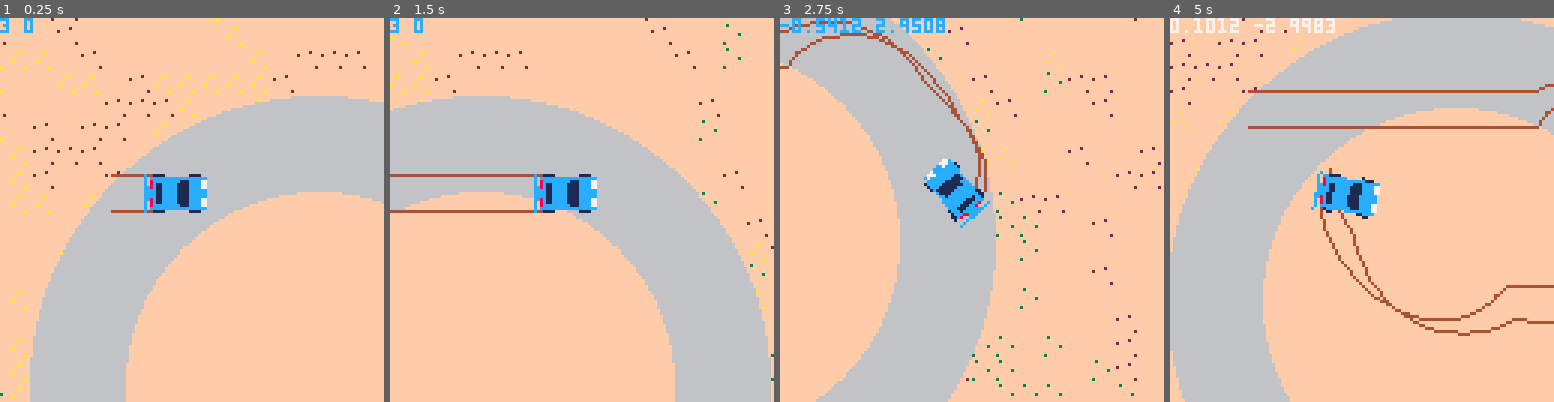
Above: before the commit, frames 1-4 (left to right).
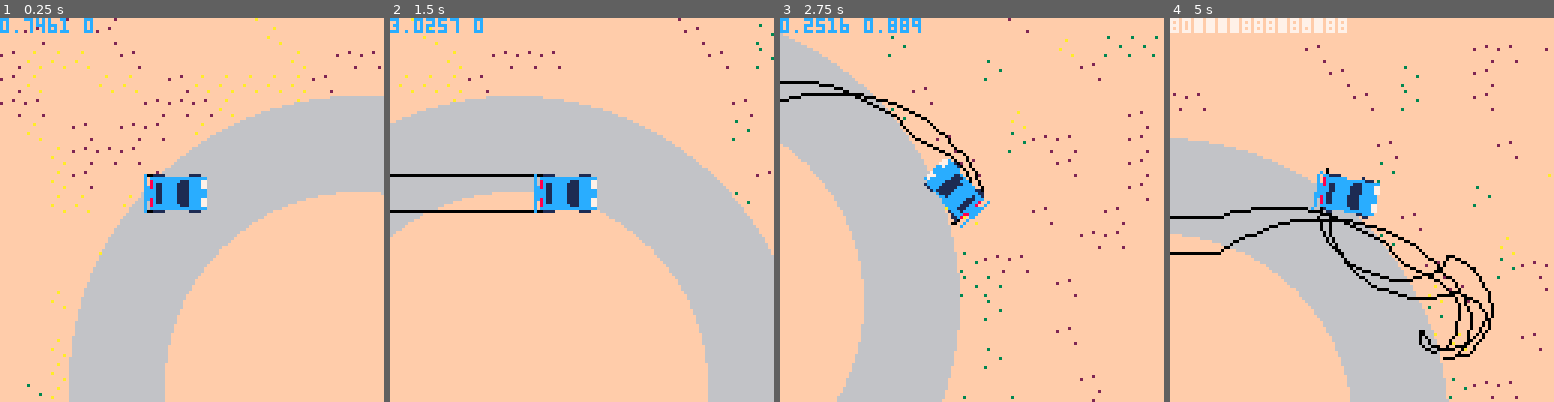
Above: after the commit, the same moments.

Repository: graearea/pico8
Game: PICO-8 cartridge drift.p8
Same seed, same stepped clock (60 frames per second), same inputs: the game is played once before the commit and once after it.
Inputs:
- Up to frame 1 (0.25 s): no input
- Up to frame 2 (1.5 s): no input
- Up to frame 3 (2.75 s): hold Right 1.6-2.1 s; hold Right from 2.47 s (still down)
- Up to frame 4 (5 s): release Right at 3.03 s; hold Left 3.08-3.58 s; hold Right 4.02-4.68 s

The runs differ from the first frame. In frame 1, 16% of the frame differs, in the area x 0-100%, y 0-100%; in frame 2, 12%; in frame 3, 24%; in frame 4, 50%.

Commit message:
drifting fine

Diff:
--- a/drift.p8
+++ b/drift.p8
@@ -59,8 +59,8 @@
 	x=ix,
 	y=iy,
 	speed=3,
- dx=1,
- dy=1,
+ dx=0,
+ dy=0,
  acc=0.2,
  max_dx=2,
  max_dy=2,
@@ -68,15 +68,23 @@
 	move=function(self,v)
 	 local dx=self.dx
   local dy=self.dy
-	 delta_angle= self.d_travel-self.angle
-	 self.d_travel= self.d_travel-delta_angle/30
-
-		dx=(1*cos(-self.d_travel/360))*3
-  dy=(1*sin(-self.d_travel/360))*3
-  pr(dx,dy)
-
-  dx=clamp(dx,-self.max_dx,self.max_dx)
-  dy=clamp(dy,-self.max_dy,self.max_dy)
+	 --delta_angle= self.d_travel-self.angle
+	 --self.d_travel= self.d_travel-delta_angle/30
+		max_dx=6--abs(5*cos(-self.angle/360))
+  max_dy=6--abs(5*sin(-self.angle/360))
+
+		new_dx=(5*cos(-self.angle/360))
+  new_dy=(5*sin(-self.angle/360))
+		delta_dx=(new_dx-dx)/50
+		dx=dx+delta_dx
+		delta_dy=(new_dy-dy)/50
+		dy=dy+delta_dy
+   pr(dx,dy)
+
+--  pr(max_dx,max_dy)
+
+  dx=clamp(dx,-max_dx,max_dx)
+  dy=clamp(dy,-max_dy,max_dy)
   self.x=self.x+dx
   self.y=self.y+dy
   self.dx=dx
@@ -100,7 +108,7 @@
 	 local prevy=nil
 	 for b,skid in pairs(skiddies) do
 	 	if(prevx != nil) do
-	   line(prevx,prevy,skid.x,skid.y,4)
+	   line(prevx,prevy,skid.x,skid.y,0)
 	  end
 		 prevx=skid.x
 		 prevy=skid.y
